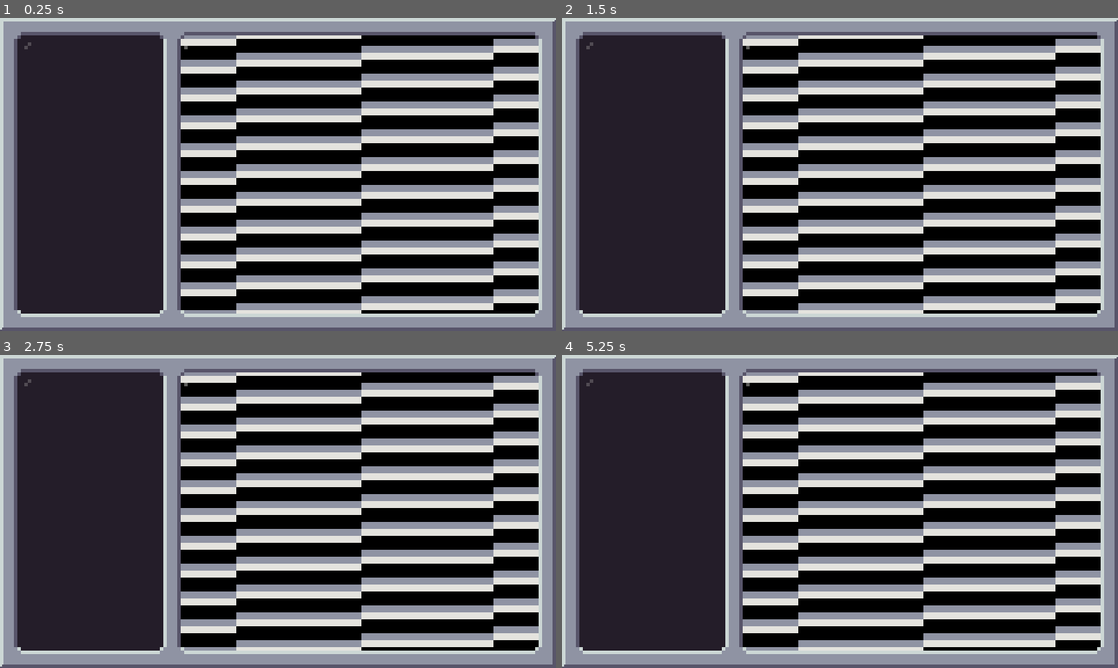
Above: before the commit, frames 1-4 (two rows, left to right).
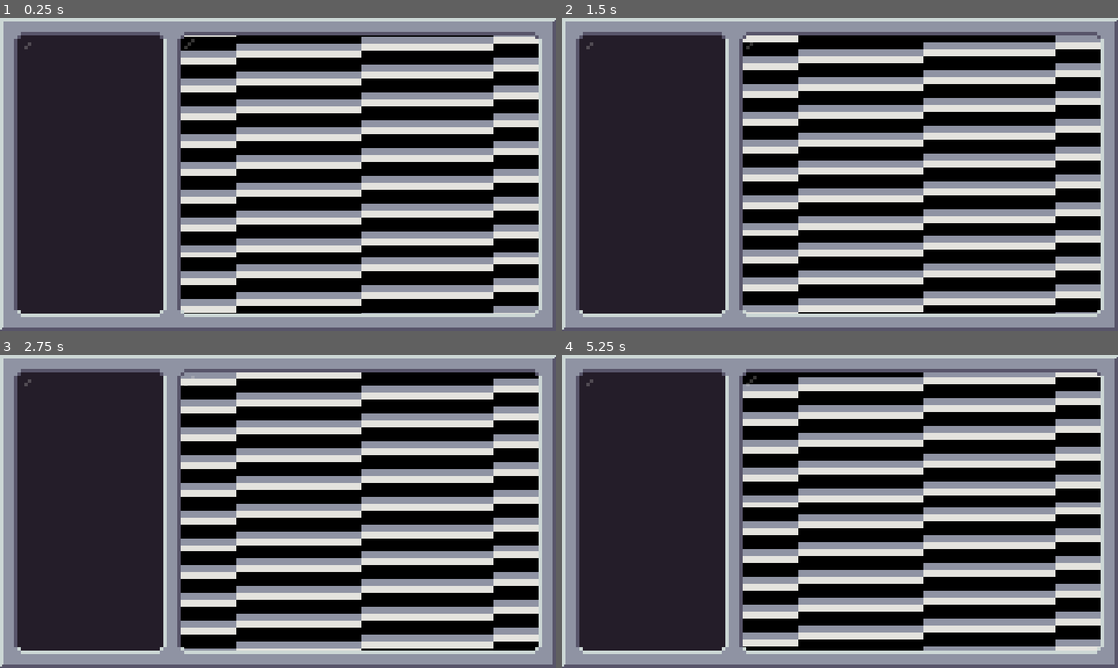
Above: after the commit, the same moments.

Repository: ChrisGlenn/Moradamus
Game: Godot game, scene res://Scenes/System/Load_Game/load_game.tscn
The game is run twice, just before and just after one commit, with the same random seed, the same clock (stepped at 60 frames per second) and the same inputs. This scene is started directly instead of the project's main scene.
Inputs:
- Up to frame 1 (0.25 s): no input
- Up to frame 2 (1.5 s): no input
- Up to frame 3 (2.75 s): no input
- Up to frame 4 (5.25 s): no input

The runs differ from the first frame. In frame 1, 48% of the frame differs, in the area x 32-97%, y 5-95%; in frame 2, 24%; in frame 3, 14%; in frame 4, 55%.

Commit message:
3/20/2024 MORNING

Diff:
--- /dev/null
+++ b/Scenes/Player/player.gd
@@ -0,0 +1,2 @@
+extends CharacterBody2D
+# PLAYER SCRIPT
--- /dev/null
+++ b/Scenes/Player/player.tscn
@@ -0,0 +1,39 @@
+[gd_scene load_steps=6 format=3 uid="uid://cjmk70278083x"]
+
+[ext_resource type="Script" path="res://Scenes/Player/player.gd" id="1_2s7rv"]
+[ext_resource type="Texture2D" uid="uid://dnw7ccxqvdhu2" path="res://Sprites/Player/Mora-Player.png" id="1_vb0om"]
+[ext_resource type="Texture2D" uid="uid://b5afteq60su5" path="res://Sprites/UI/Selection.png" id="3_xhu4r"]
+
+[sub_resource type="RectangleShape2D" id="RectangleShape2D_xop5l"]
+size = Vector2(8, 8)
+
+[sub_resource type="RectangleShape2D" id="RectangleShape2D_h2fqx"]
+size = Vector2(12, 12)
+
+[node name="Player" type="CharacterBody2D"]
+script = ExtResource("1_2s7rv")
+
+[node name="Body" type="Sprite2D" parent="."]
+texture = ExtResource("1_vb0om")
+centered = false
+hframes = 32
+vframes = 5
+frame = 1
+
+[node name="CollisionShape2D" type="CollisionShape2D" parent="."]
+position = Vector2(8, 8)
+shape = SubResource("RectangleShape2D_xop5l")
+
+[node name="Selector" type="Area2D" parent="."]
+
+[node name="Sprite2D" type="Sprite2D" parent="Selector"]
+texture = ExtResource("3_xhu4r")
+centered = false
+
+[node name="CollisionShape2D" type="CollisionShape2D" parent="Selector"]
+position = Vector2(8, 8)
+shape = SubResource("RectangleShape2D_h2fqx")
+
+[node name="RayCast2D" type="RayCast2D" parent="."]
+position = Vector2(8, 8)
+target_position = Vector2(0, 16)
--- /dev/null
+++ b/Scenes/System/Load_Game/load_game.gd
@@ -0,0 +1,14 @@
+extends Node2D
+# LOAD GAME
+# the player has decided to load a saved game OR start a new game...OR start a new 'random' game
+# for the alpha release there is no 'new' game just new random
+# DESIGN
+# the design of the load screen is a scrolling static screen (an attempt to emulate tape loading on old computers), and
+# a random list of things that the game is 'loading' which are taken from an array set in this script.
+@onready var STATIC = $ParallaxBackground
+@export var Loading_Items : Array # random words for the loading screen
+@export var scroll_speed : int = 150 # scrolling speed for static
+
+
+func _process(delta):
+    STATIC.scroll_offset.y -= scroll_speed * delta
--- a/Scenes/System/Load_Game/load_game.tscn
+++ b/Scenes/System/Load_Game/load_game.tscn
@@ -1,9 +1,13 @@
-[gd_scene load_steps=3 format=3 uid="uid://5nacpylk5rl3"]
+[gd_scene load_steps=4 format=3 uid="uid://5nacpylk5rl3"]
 
+[ext_resource type="Script" path="res://Scenes/System/Load_Game/load_game.gd" id="1_7gk4q"]
 [ext_resource type="Texture2D" uid="uid://c5p07dhib1xew" path="res://Sprites/UI/mora-terminal.png" id="1_v64lk"]
 [ext_resource type="Texture2D" uid="uid://b6g4nf8ogjruf" path="res://Sprites/UI/LoadingScroll.png" id="2_utsg8"]
 
 [node name="Load_Game" type="Node2D"]
+script = ExtResource("1_7gk4q")
+Loading_Items = ["Planets", "Lazers", "Passkeys", "Dehydartors", "Pods"]
+scroll_speed = 300
 
 [node name="HUD_Console" type="Sprite2D" parent="."]
 z_index = 8
@@ -13,7 +17,7 @@
 [node name="ParallaxBackground" type="ParallaxBackground" parent="."]
 
 [node name="ParallaxLayer" type="ParallaxLayer" parent="ParallaxBackground"]
-motion_mirroring = Vector2(0, 360)
+motion_mirroring = Vector2(0, 350)
 
 [node name="LoadingScroll" type="Sprite2D" parent="ParallaxBackground/ParallaxLayer"]
 position = Vector2(192, 0)
--- a/Scenes/System/Main_Menu/main_menu.tscn
+++ b/Scenes/System/Main_Menu/main_menu.tscn
@@ -1,7 +1,8 @@
-[gd_scene load_steps=5 format=3 uid="uid://cd2pmpdhnjy54"]
+[gd_scene load_steps=6 format=3 uid="uid://cd2pmpdhnjy54"]
 
 [ext_resource type="FontFile" uid="uid://dok03mx3je43p" path="res://Fonts/RETROTECH.ttf" id="1_6qy7n"]
 [ext_resource type="Script" path="res://Scenes/System/Main_Menu/main_menu.gd" id="1_iq8rp"]
+[ext_resource type="Texture2D" uid="uid://c5p07dhib1xew" path="res://Sprites/UI/mora-terminal.png" id="2_8iqxk"]
 [ext_resource type="FontFile" uid="uid://cdyjxakidmpj5" path="res://Fonts/m3x6.ttf" id="2_obnju"]
 [ext_resource type="FontFile" uid="uid://v1a63daep115" path="res://Fonts/m5x7.ttf" id="5_00e8t"]
 
@@ -14,6 +15,11 @@
 offset_right = 640.0
 offset_bottom = 360.0
 color = Color(0, 0, 0, 1)
+
+[node name="HUD_Console" type="Sprite2D" parent="."]
+z_index = 8
+texture = ExtResource("2_8iqxk")
+centered = false
 
 [node name="Menu_Elements" type="Node2D" parent="."]
 position = Vector2(0, 360)
--- a/Scenes/UI/HUD_Modes/HUD_Splash/hud_splash.tscn
+++ b/Scenes/UI/HUD_Modes/HUD_Splash/hud_splash.tscn
@@ -1,12 +1,17 @@
-[gd_scene load_steps=3 format=3 uid="uid://dyfb8hqbcpi8w"]
+[gd_scene load_steps=4 format=3 uid="uid://dyfb8hqbcpi8w"]
 
 [ext_resource type="Script" path="res://Scenes/UI/HUD_Modes/HUD_Splash/hud_splash.gd" id="1_x2w76"]
 [ext_resource type="FontFile" uid="uid://v1a63daep115" path="res://Fonts/m5x7.ttf" id="2_rnget"]
+[ext_resource type="Texture2D" uid="uid://c5p07dhib1xew" path="res://Sprites/UI/mora-terminal.png" id="2_s6srf"]
 
 [node name="HUD_Splash" type="CanvasLayer"]
 script = ExtResource("1_x2w76")
 
 [node name="Beep" type="AudioStreamPlayer" parent="."]
+
+[node name="HUD_Console" type="Sprite2D" parent="."]
+texture = ExtResource("2_s6srf")
+centered = false
 
 [node name="Splash_Text" type="Label" parent="."]
 offset_left = 32.0
--- a/project.godot
+++ b/project.godot
@@ -18,7 +18,6 @@
 [autoload]
 
 Globals="*res://Scripts/Globals.gd"
-HUD="*res://Scenes/UI/HUD/hud.tscn"
 
 [display]
 
Not shown, added: Notes/story.txt
Binary file added: Sprites/Player/Mora-Player.png
Not shown, added: Sprites/Player/Mora-Player.png.import
Binary file added: Sprites/UI/Selection.png
Not shown, added: Sprites/UI/Selection.png.import
Not shown, added: Notes/Flowcharts/.$Moradamus.drawio.bkp
Not shown, added: Notes/Flowcharts/Moradamus.drawio
